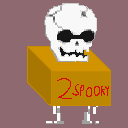
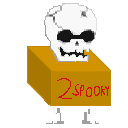
Two versions of the same layered image (128 × 128). Layer-by-layer changes:
removed layer "Layer 1" over [0, 0, 128, 128]
